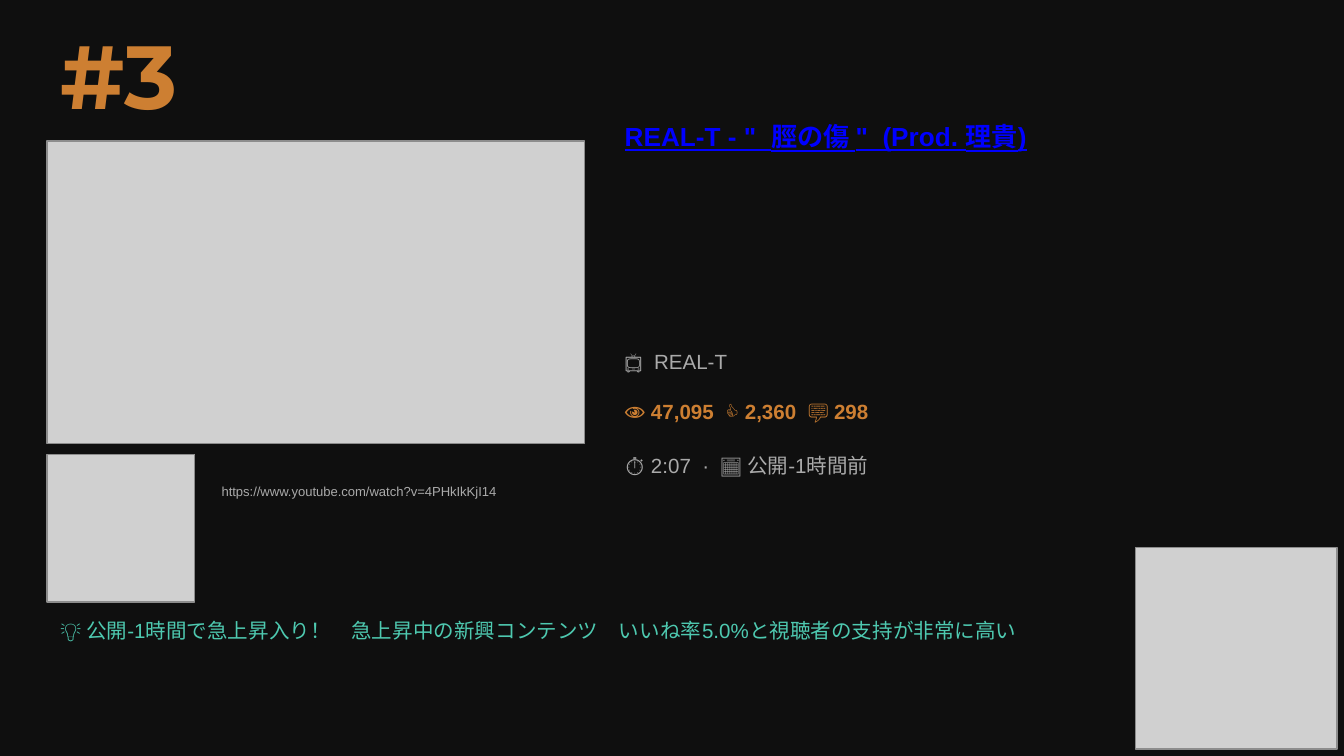
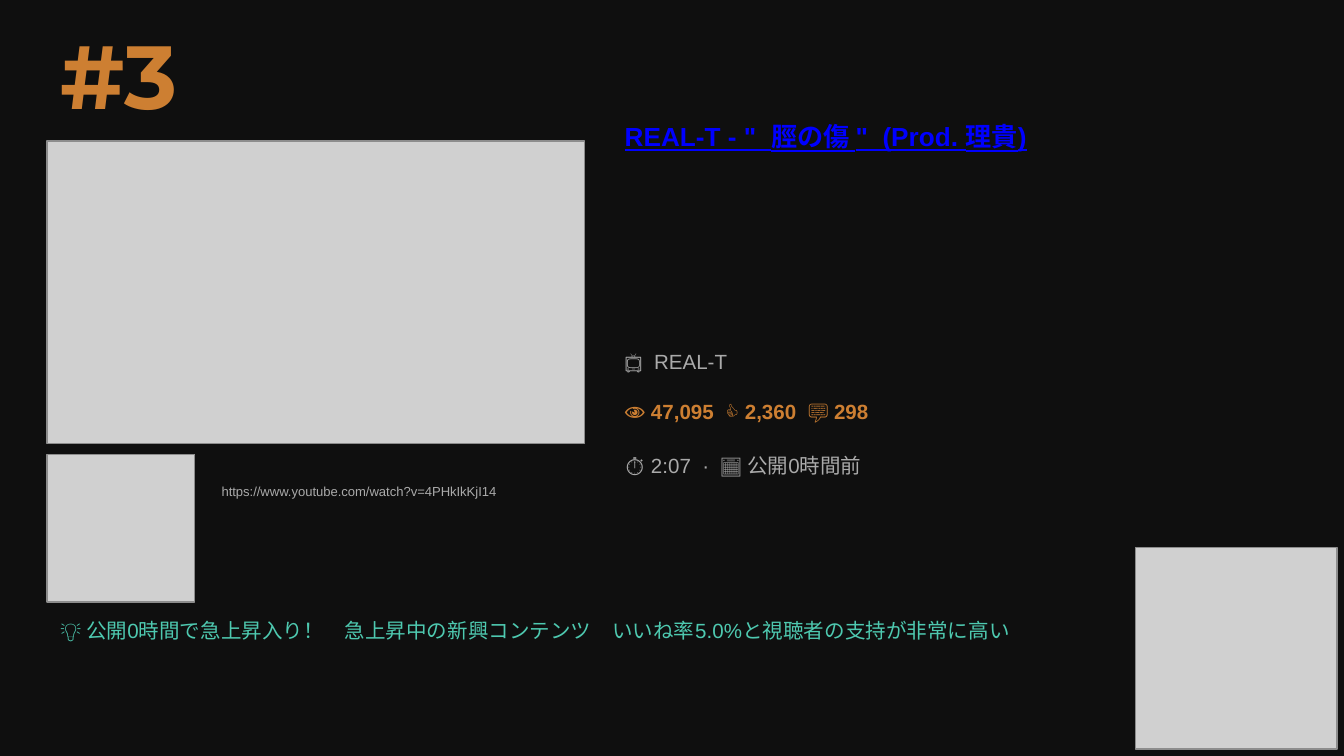
Before and after one commit to asaneasaburo0910-hub/youtube-crawler, a slide deck: slide 9 of youtube_ranking_20260531.pptx. Drawn at 1344x756 pixels with LibreOffice and Linux fonts; fonts in the diff are those of the drawing; grey boxes stand for pictures. Boxes give left, top, right and bottom in pixels: in the first picture for what was removed or moved away, otherwise in the second. Text is boxed around its words. In the diff, an @@ line names an element or a change of style, - is before the commit and + after.

```diff
--- a/youtube_ranking_20260531.pptx
+++ b/youtube_ranking_20260531.pptx
@@ text at <box>651,456,861,475</box>: text changed @@
-⏱ 2:07 · 📅 公開-1時間前
+⏱ 2:07 · 📅 公開0時間前
@@ text at <box>86,620,1010,640</box>: text changed @@
-💡 公開-1時間で急上昇入り！ 急上昇中の新興コンテンツ いいね率5.0%と視聴者の支持が非常に高い
+💡 公開0時間で急上昇入り！ 急上昇中の新興コンテンツ いいね率5.0%と視聴者の支持が非常に高い
```
Also in this commit, not shown: 7 other slides changed, 1 other file.
